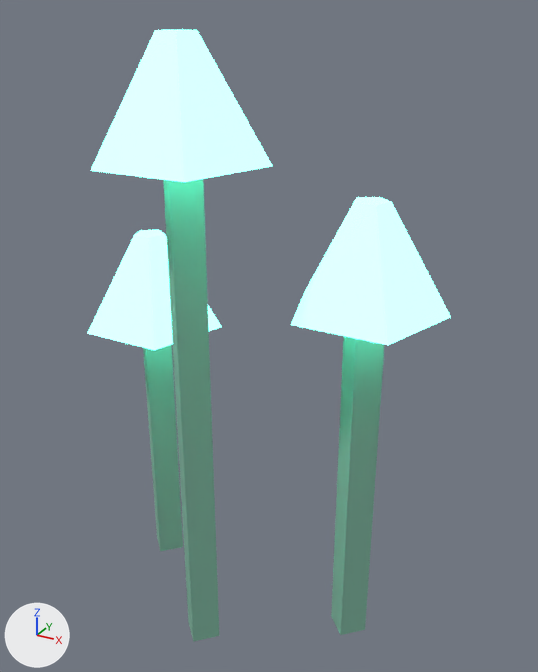
What one commit did to the glTF model jogo/assets/modelos/mapa/vegetacao/flor_luminosa.glb.
Before and after are seen from a 50 mm lens placed at (0.215, -0.302, 0.369), pointed at (0.021, 0.05, 0.193). Arrows for +X, +Y and +Z are at lower left; the lights stay in place. The older version comes first. Vertices at exactly the same position are counted once.

Objects in the first picture: 'flor_luminosa'.
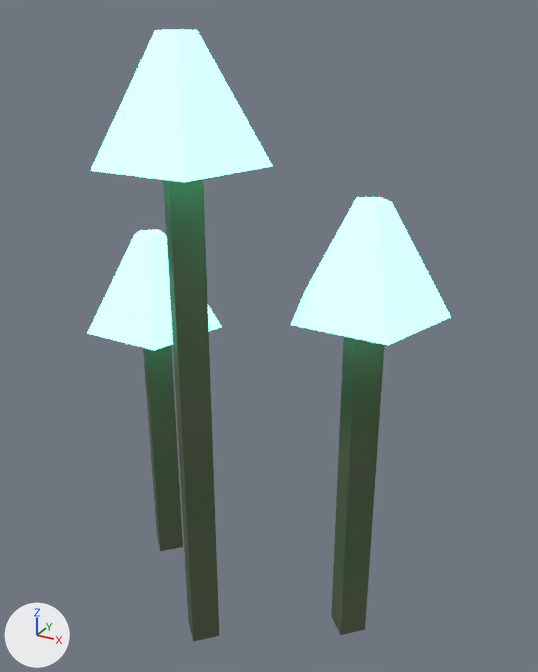
Pixel boxes (x1, y1, x2, y2) of what changed, in the pictures (538 x 672 px):
'flor_luminosa', recoloured, surface changed (darker): (140, 176, 387, 642) in both
part 1 of me_flor_luminosa_corpo, recoloured (darker): (143, 179, 384, 642) in both
part 2 of me_flor_luminosa_corpo, surface changed (darker): (140, 176, 387, 642) in both

Patch to the scene script:
```diff
--- a/jogo/assets/modelos/mapa/vegetacao/flor_luminosa.glb.py
+++ b/jogo/assets/modelos/mapa/vegetacao/flor_luminosa.glb.py
@@ img_flor_luminosa_tex @@
+img_flor_luminosa_tex = load_image('flor_luminosa_tex', '_unpacked/flor_luminosa_tex', 256, 256, 'sRGB')
@@ mat_flor_luminosa_tex @@
+mat_flor_luminosa_tex = principled_material('flor_luminosa_Tex')
+mat_flor_luminosa_tex.texture = img_flor_luminosa_tex
+mat_flor_luminosa_tex.metallic = 0.15
+mat_flor_luminosa_tex.roughness = 0.7
@@ me_flor_luminosa_corpo @@
 me_flor_luminosa_corpo.from_pydata(...)  # 54 vertices, 84 faces; spans x -0.113..0.123, y -0.036..0.105, z 0.0..0.36
 # used by ob_flor_luminosa; location = (0.0, 0.0, 0.0)
+# me_flor_luminosa_corpo part 1: all 36 faces that had it switch from mat_p_folha (green #81b8a2) to mat_flor_luminosa_tex (picture img_flor_luminosa_tex)
+# me_flor_luminosa_corpo part 2: texture (UV) coordinates of 84 of 84 faces, centred in x -0.096..0.105, y -0.027..0.083, z 0.0..0.36, changed; they spanned u 0.0..0.0, v 0.0..0.0 and now span u 0.0..1.0, v 0.0..1.0
 me_flor_luminosa_corpo.materials.append(mat_p_cristal)
```
